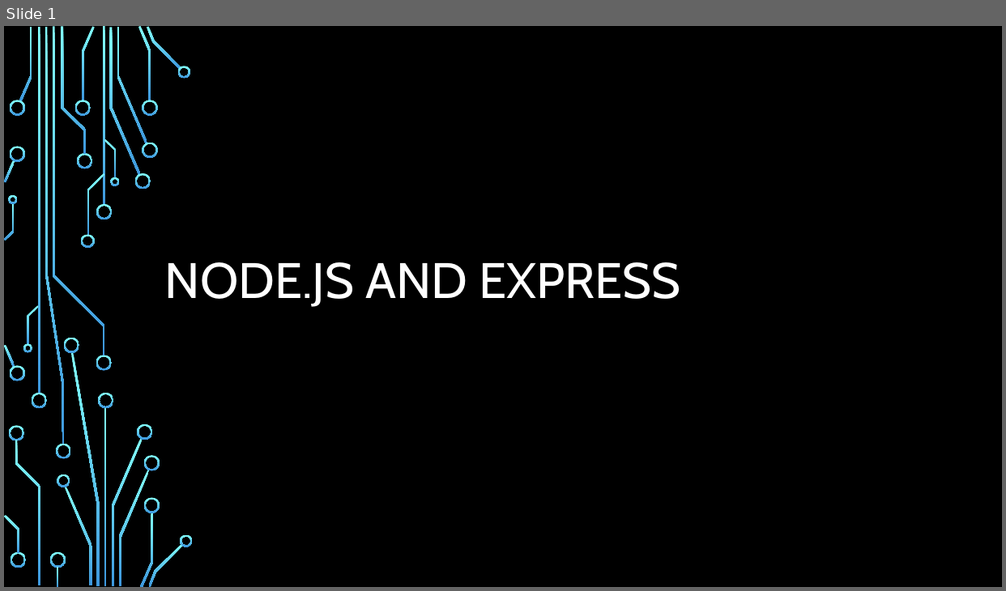
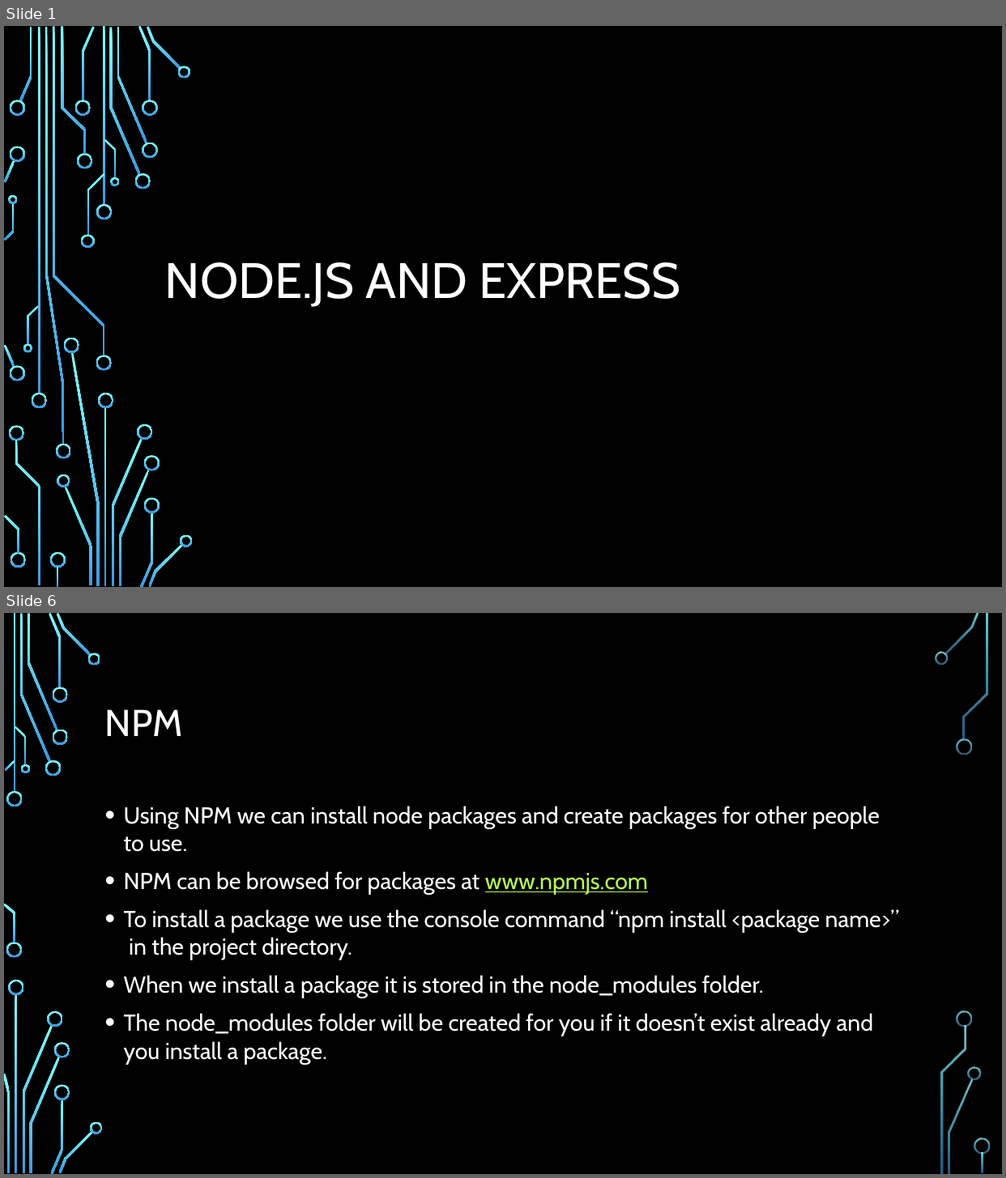
Before and after one commit to aliceroherty/ResearchProject, a slide deck: Presentation/Node.pptx. Shown one above the other, each under a label of ours: slide 1 before the commit, slides 1 and 6 after it; the slides between them are not shown. The pictures are 1006x591 and 1006x1178 pixels, drawn with LibreOffice and Linux fonts; fonts in the diff are those of the drawing; background and template pictures are left out. Boxes give left, top, right and bottom in pixels: in the first picture for what was removed or moved away, otherwise in the second. Text is boxed around its words. In the diff, an @@ line names an element or a change of style, - is before the commit and + after.

```diff
--- a/Presentation/Node.pptx
+++ b/Presentation/Node.pptx
@@ slide 6 added at [4,613,1002,1174], background picture (left out) @@
@@ title added at [105,709,183,736], 36 pt, text #FFFFFF @@
+NPM
@@ text added at [124,806,899,1065], 22.2 pt, text #FFFFFF @@
+• Using NPM we can install node packages and create packages for other people to use.
+• NPM can be browsed for packages at www.npmjs.com
+• To install a package we use the console command “npm install <package name>” in the project directory.
+• When we install a package it is stored in the node_modules folder.
+• The node_modules folder will be created for you if it doesn’t exist already and you install a package.
@@ group added at [4,613,990,1174]: 33 freeform shapes, 3 rectangles @@
```
Also in this commit, not shown: 7 slides changed, 28 other slides added, 1 slide removed, 41 other files.
